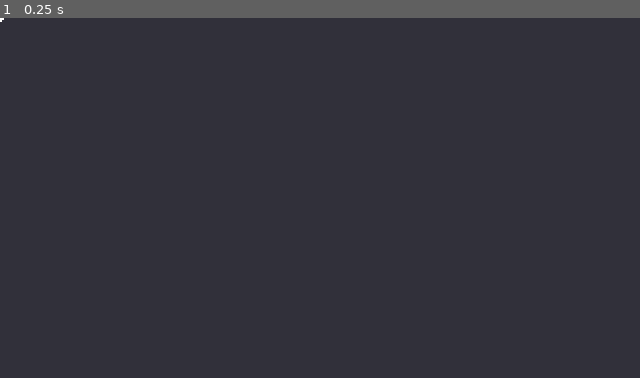
Above: before the commit, frame 1.
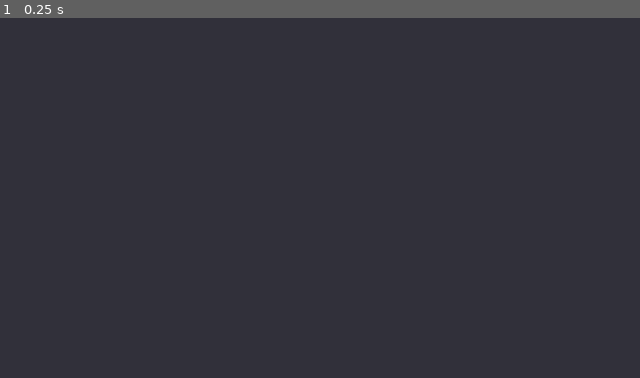
Above: after the commit, the same moment.

Repository: voithos/coloroid
Game: Godot game, scene res://scenes/player_projectile5.tscn
Same seed, same stepped clock (60 frames per second), same inputs: the game is played once before the commit and once after it. This scene is started directly instead of the project's main scene. Sound files missing from this copy of the repository are replaced by a short silence.
Inputs:
- Up to frame 1 (0.25 s): no input

The runs differ from the first frame. In frame 1, less than 0.1% of the frame differs, in the area x 0-1%, y 0-2%.

Commit message:
Complete alternative projectiles.

Diff:
--- a/scenes/player_projectile.tscn
+++ b/scenes/player_projectile.tscn
@@ -5,7 +5,7 @@
 [ext_resource path="res://assets/player/player_projectile1.png" type="Texture" id=3]
 
 [sub_resource type="RectangleShape2D" id=1]
-extents = Vector2( 4, 2 )
+extents = Vector2( 3, 2 )
 
 [node name="player_projectile" instance=ExtResource( 1 )]
 script = ExtResource( 2 )
--- a/scenes/player_projectile2.tscn
+++ b/scenes/player_projectile2.tscn
@@ -1,7 +1,10 @@
-[gd_scene load_steps=3 format=2]
+[gd_scene load_steps=4 format=2]
 
 [ext_resource path="res://scenes/player_projectile.tscn" type="PackedScene" id=1]
 [ext_resource path="res://assets/player/player_projectile2.png" type="Texture" id=2]
+
+[sub_resource type="RectangleShape2D" id=1]
+extents = Vector2( 5, 4 )
 
 [node name="player_projectile" instance=ExtResource( 1 )]
 
@@ -13,5 +16,6 @@
 
 [node name="shape" parent="hitbox" index="0"]
 position = Vector2( 1, 0 )
+shape = SubResource( 1 )
 
 [editable path="hitbox"]
--- a/scenes/player_projectile3.tscn
+++ b/scenes/player_projectile3.tscn
@@ -36,6 +36,9 @@
 "values": [ 0, 4, 4 ]
 }
 
+[sub_resource type="RectangleShape2D" id=3]
+extents = Vector2( 4.5, 2 )
+
 [node name="player_projectile" instance=ExtResource( 1 )]
 projectile_range = 150
 
@@ -53,5 +56,6 @@
 
 [node name="shape" parent="hitbox" index="0"]
 position = Vector2( 2.5, 0 )
+shape = SubResource( 3 )
 
 [editable path="hitbox"]
--- a/scenes/player_projectile4.tscn
+++ b/scenes/player_projectile4.tscn
@@ -1,12 +1,61 @@
-[gd_scene load_steps=2 format=2]
+[gd_scene load_steps=6 format=2]
 
 [ext_resource path="res://scenes/player_projectile.tscn" type="PackedScene" id=1]
+[ext_resource path="res://assets/player/player_projectile4.png" type="Texture" id=2]
+
+[sub_resource type="Animation" id=3]
+length = 0.001
+tracks/0/type = "value"
+tracks/0/path = NodePath("sprite:frame")
+tracks/0/interp = 1
+tracks/0/loop_wrap = true
+tracks/0/imported = false
+tracks/0/enabled = true
+tracks/0/keys = {
+"times": PoolRealArray( 0 ),
+"transitions": PoolRealArray( 1 ),
+"update": 0,
+"values": [ 0 ]
+}
+
+[sub_resource type="Animation" id=2]
+resource_name = "bullet"
+length = 0.416667
+loop = true
+step = 0.0833333
+tracks/0/type = "value"
+tracks/0/path = NodePath("sprite:frame")
+tracks/0/interp = 1
+tracks/0/loop_wrap = true
+tracks/0/imported = false
+tracks/0/enabled = true
+tracks/0/keys = {
+"times": PoolRealArray( 0, 0.333333, 0.416667 ),
+"transitions": PoolRealArray( 1, 1, 1 ),
+"update": 0,
+"values": [ 0, 4, 4 ]
+}
+
+[sub_resource type="RectangleShape2D" id=4]
+extents = Vector2( 4, 3 )
 
 [node name="player_projectile" instance=ExtResource( 1 )]
 speed = 130
 projectile_range = 150
 
+[node name="sprite" parent="." index="0"]
+texture = ExtResource( 2 )
+hframes = 5
+
+[node name="animation" parent="." index="1"]
+autoplay = "bullet"
+anims/RESET = SubResource( 3 )
+anims/bullet = SubResource( 2 )
+
 [node name="hitbox" parent="." index="2"]
 damage = 0.8
 
+[node name="shape" parent="hitbox" index="0"]
+shape = SubResource( 4 )
+
 [editable path="hitbox"]
--- /dev/null
+++ b/scenes/player_projectile5.gd
@@ -0,0 +1,8 @@
+extends "res://scenes/projectile.gd"
+
+func _lifetime_explode():
+    # Disabled for this type of projectile
+    return
+
+func _done_animating():
+    queue_free()
--- a/scenes/player_projectile5.tscn
+++ b/scenes/player_projectile5.tscn
@@ -1,9 +1,10 @@
-[gd_scene load_steps=5 format=2]
+[gd_scene load_steps=7 format=2]
 
 [ext_resource path="res://scenes/player_projectile.tscn" type="PackedScene" id=1]
 [ext_resource path="res://assets/player/player_projectile5.png" type="Texture" id=2]
+[ext_resource path="res://scenes/player_projectile5.gd" type="Script" id=3]
 
-[sub_resource type="Animation" id=2]
+[sub_resource type="Animation" id=1]
 length = 0.001
 tracks/0/type = "value"
 tracks/0/path = NodePath("sprite:frame")
@@ -18,11 +19,10 @@
 "values": [ 0 ]
 }
 
-[sub_resource type="Animation" id=1]
+[sub_resource type="Animation" id=2]
 resource_name = "bullet"
-length = 0.333333
-loop = true
-step = 0.0833333
+length = 0.166667
+step = 0.0416667
 tracks/0/type = "value"
 tracks/0/path = NodePath("sprite:frame")
 tracks/0/interp = 1
@@ -30,28 +30,49 @@
 tracks/0/imported = false
 tracks/0/enabled = true
 tracks/0/keys = {
-"times": PoolRealArray( 0, 0.25, 0.333333 ),
+"times": PoolRealArray( 0, 0.125, 0.166667 ),
 "transitions": PoolRealArray( 1, 1, 1 ),
 "update": 0,
 "values": [ 0, 3, 3 ]
 }
+tracks/1/type = "method"
+tracks/1/path = NodePath(".")
+tracks/1/interp = 1
+tracks/1/loop_wrap = true
+tracks/1/imported = false
+tracks/1/enabled = true
+tracks/1/keys = {
+"times": PoolRealArray( 0.166667 ),
+"transitions": PoolRealArray( 1 ),
+"values": [ {
+"args": [  ],
+"method": "_done_animating"
+} ]
+}
 
-[node name="player_projectile" instance=ExtResource( 1 )]
-projectile_range = 50
+[sub_resource type="RectangleShape2D" id=3]
+extents = Vector2( 15.5, 2 )
+
+[node name="player_projectile2" instance=ExtResource( 1 )]
+script = ExtResource( 3 )
+speed = 0
+projectile_range = 0
 
 [node name="sprite" parent="." index="0"]
+position = Vector2( 14, 0 )
 texture = ExtResource( 2 )
 hframes = 4
 
 [node name="animation" parent="." index="1"]
 autoplay = "bullet"
-anims/RESET = SubResource( 2 )
-anims/bullet = SubResource( 1 )
+anims/RESET = SubResource( 1 )
+anims/bullet = SubResource( 2 )
 
 [node name="hitbox" parent="." index="2"]
-damage = 2.0
+damage = 1.5
 
 [node name="shape" parent="hitbox" index="0"]
-position = Vector2( 0.5, 0 )
+position = Vector2( 13.5, 0 )
+shape = SubResource( 3 )
 
 [editable path="hitbox"]
--- a/scenes/player_projectile6.tscn
+++ b/scenes/player_projectile6.tscn
@@ -1,12 +1,62 @@
-[gd_scene load_steps=2 format=2]
+[gd_scene load_steps=6 format=2]
 
 [ext_resource path="res://scenes/player_projectile.tscn" type="PackedScene" id=1]
+[ext_resource path="res://assets/player/player_projectile6.png" type="Texture" id=2]
+
+[sub_resource type="Animation" id=2]
+length = 0.001
+tracks/0/type = "value"
+tracks/0/path = NodePath("sprite:frame")
+tracks/0/interp = 1
+tracks/0/loop_wrap = true
+tracks/0/imported = false
+tracks/0/enabled = true
+tracks/0/keys = {
+"times": PoolRealArray( 0 ),
+"transitions": PoolRealArray( 1 ),
+"update": 0,
+"values": [ 0 ]
+}
+
+[sub_resource type="Animation" id=1]
+resource_name = "bullet"
+length = 0.333333
+loop = true
+step = 0.0833333
+tracks/0/type = "value"
+tracks/0/path = NodePath("sprite:frame")
+tracks/0/interp = 1
+tracks/0/loop_wrap = true
+tracks/0/imported = false
+tracks/0/enabled = true
+tracks/0/keys = {
+"times": PoolRealArray( 0, 0.25, 0.333333 ),
+"transitions": PoolRealArray( 1, 1, 1 ),
+"update": 0,
+"values": [ 0, 3, 3 ]
+}
+
+[sub_resource type="RectangleShape2D" id=3]
+extents = Vector2( 3, 3 )
 
 [node name="player_projectile" instance=ExtResource( 1 )]
 speed = 110
 projectile_range = 50
 
+[node name="sprite" parent="." index="0"]
+texture = ExtResource( 2 )
+hframes = 4
+
+[node name="animation" parent="." index="1"]
+autoplay = "bullet"
+anims/RESET = SubResource( 2 )
+anims/bullet = SubResource( 1 )
+
 [node name="hitbox" parent="." index="2"]
 damage = 1.5
 
+[node name="shape" parent="hitbox" index="0"]
+position = Vector2( 1, 0 )
+shape = SubResource( 3 )
+
 [editable path="hitbox"]
Binary file added: assets/player/player_projectile4.aseprite
Binary file added: assets/player/player_projectile4.png
Not shown, added: assets/player/player_projectile4.png.import
Binary file changed: assets/player/player_projectile5.aseprite
Binary file changed: assets/player/player_projectile5.png
Binary file added: assets/player/player_projectile6.aseprite
Binary file added: assets/player/player_projectile6.png
Not shown, added: assets/player/player_projectile6.png.import
Not shown: 1 places in scenes/player_projectile3.tscn that only renumber resources
